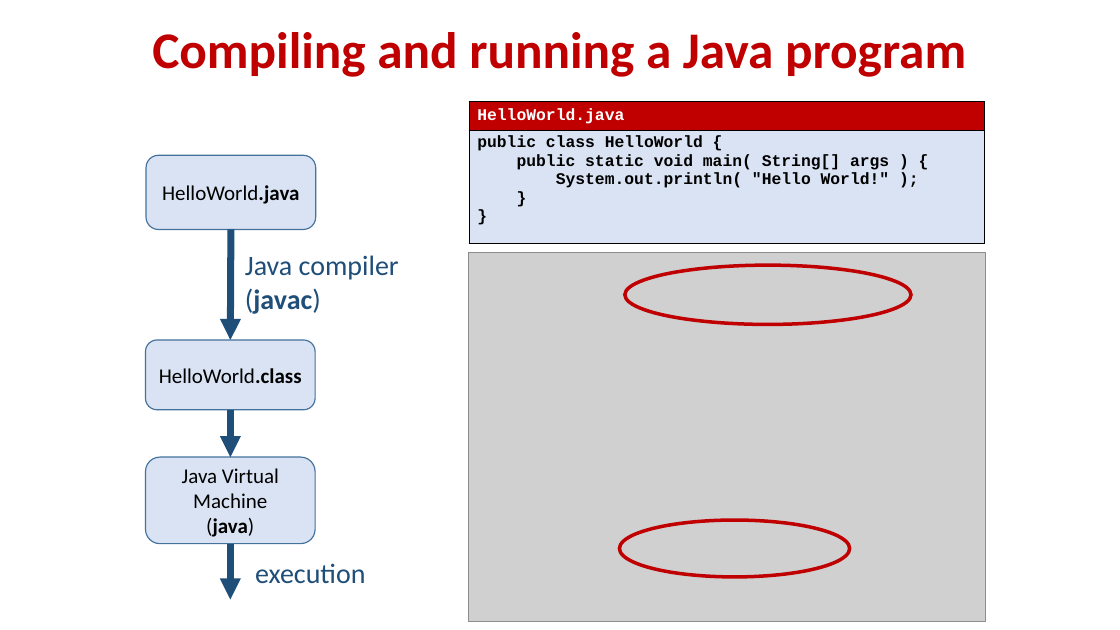
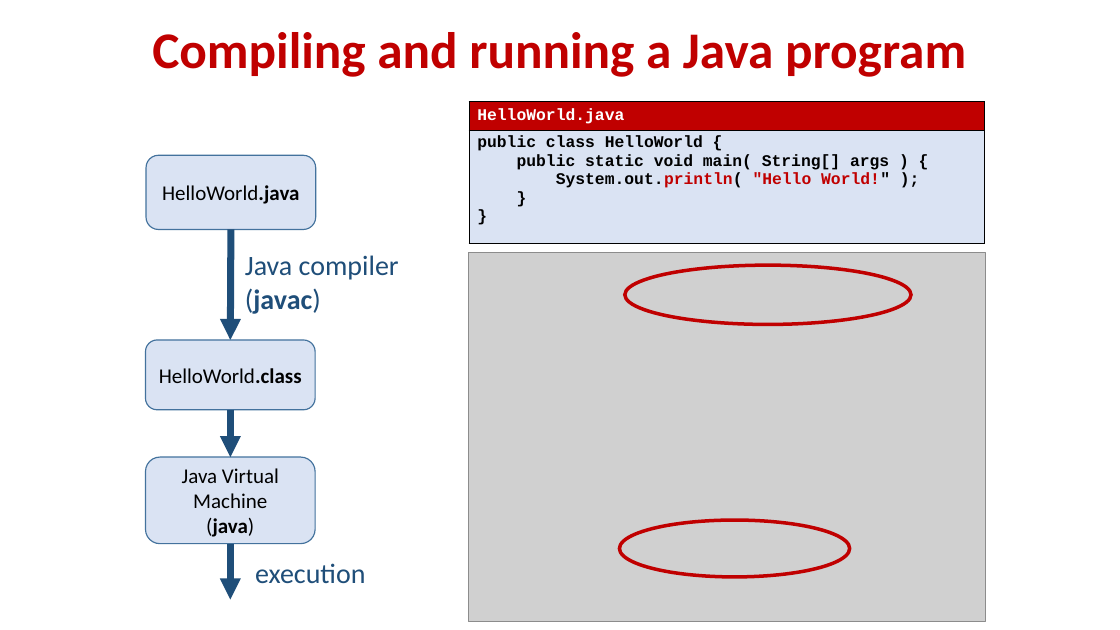
Before and after one commit to gsbrodal/gsbrodal.github.io, a slide deck: slide 6 of ipsa/slides/java.pptx. Drawn at 1120x630 pixels with LibreOffice and Linux fonts; fonts in the diff are those of the drawing; grey boxes stand for pictures. Boxes give left, top, right and bottom in pixels: in the first picture for what was removed or moved away, otherwise in the second. Text is boxed around its words. In the diff, an @@ line names an element or a change of style, - is before the commit and + after.

Commit message:
all-slides.pdf gui.pdf gui.pptx introduction.pdf introduction.pptx java.pdf java.pptx

```diff
--- a/ipsa/slides/java.pptx
+++ b/ipsa/slides/java.pptx
@@ table at <box>469,102,985,244</box> @@
@@ text colour #000000 to #C00000 in "System.out.println( "Hello World!"" @@
```
Also in this commit, not shown: 3 other slides changed, 5 other files.
